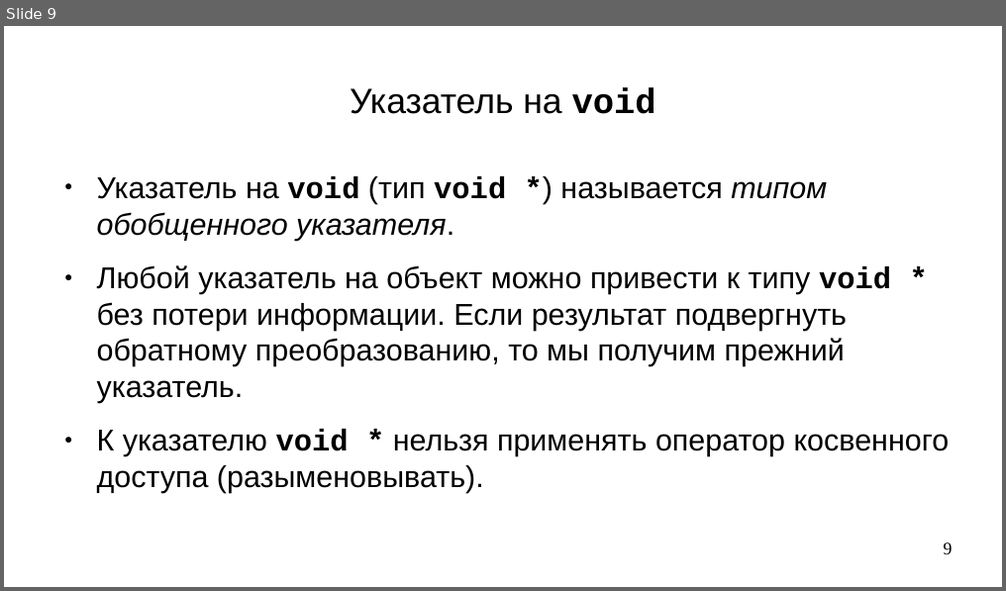
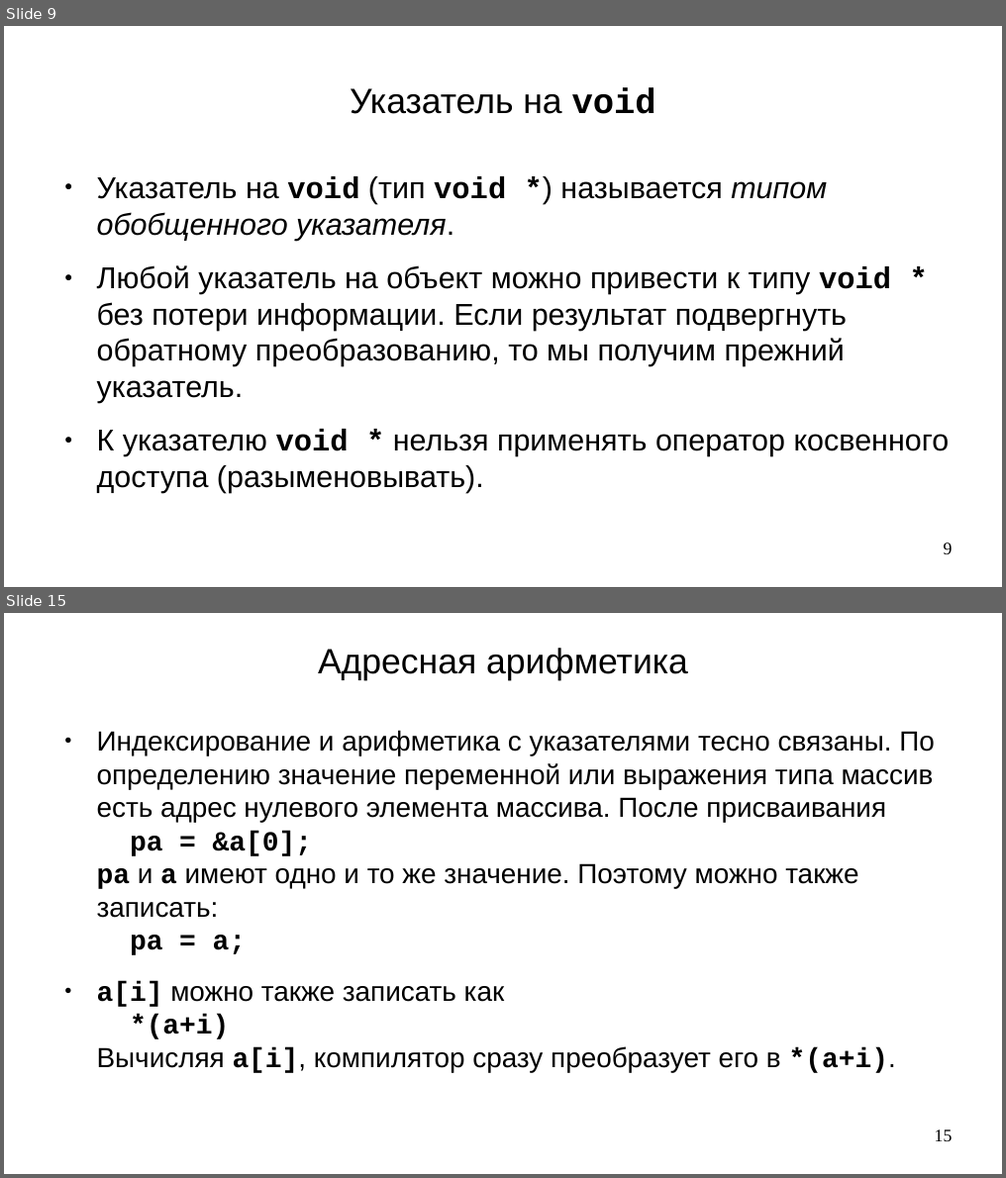
Before and after one commit to steelcraft/stud-lab, a slide deck: Лекции/CBCP01#L5.odp. Shown one above the other, each under a label of ours: slide 9 before the commit, slides 9 and 15 after it; the slides between them are not shown. The pictures are 1006x591 and 1006x1178 pixels, drawn with LibreOffice and Linux fonts; fonts in the diff are those of the drawing. Boxes give left, top, right and bottom in pixels: in the first picture for what was removed or moved away, otherwise in the second. Text is boxed around its words. In the diff, an @@ line names an element or a change of style, - is before the commit and + after.

```diff
--- a/Лекции/CBCP01#L5.odp
+++ b/Лекции/CBCP01#L5.odp
@@ slide 15 added at (4,613,1002,1174), background #FFFFFF @@
@@ title added at (318,648,688,680), 28 pt, text #000000 @@
+Адресная арифметика
@@ text added at (97,730,935,1073), 22 pt, text #000000 @@
+● Индексирование и арифметика с указателями тесно связаны. По определению значение переменной или выражения типа массив есть адрес нулевого элемента массива. После присваивания
+  ра = &а[0];
+  ра и а имеют одно и то же значение. Поэтому можно также записать:
+  pa = a;
+● а[i] можно также записать как
+  *(а+i)
+  Вычисляя а[i], компилятор сразу преобразует его в *(a+i).
@@ page number added at (935,1130,952,1142), 14 pt, text #000000 @@
+15
```
Also in this commit, not shown: 8 other slides added, 10 slides removed.
